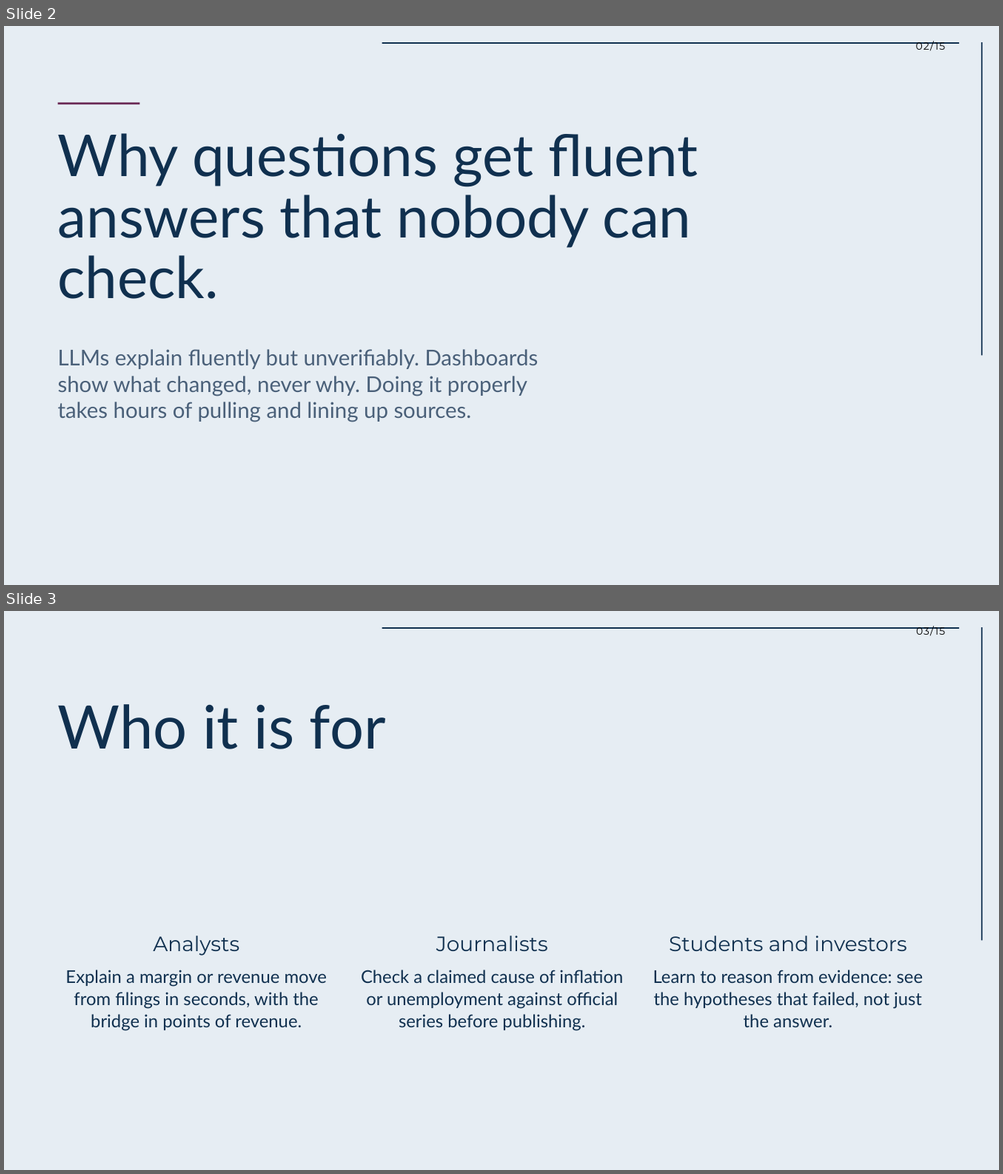
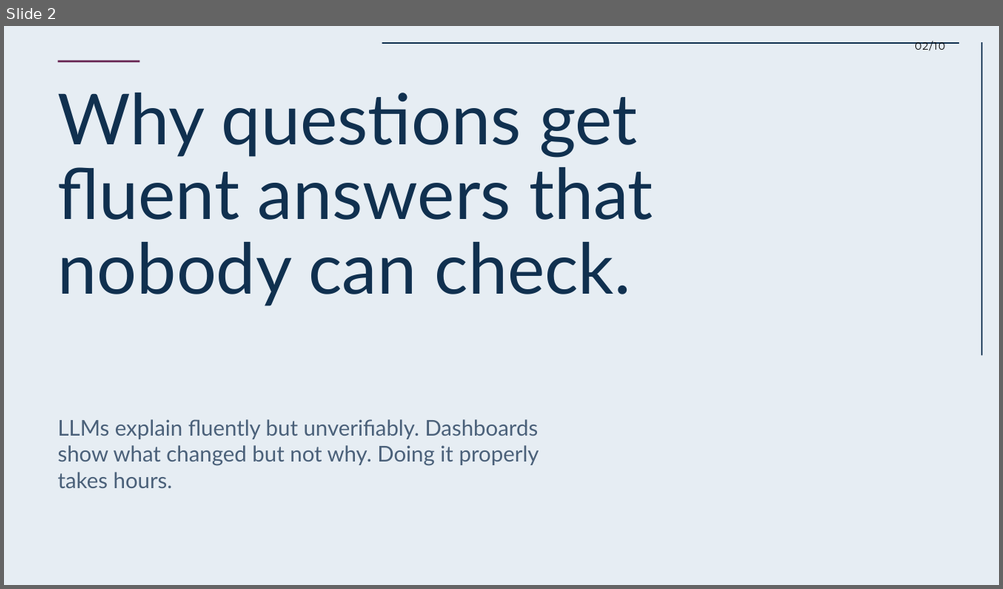
Before and after one commit to OlsOls4/because, a slide deck: docs/deck/Because-deck.pptx. Shown one above the other, each under a label of ours: slides 2 and 3 before the commit, slide 2 after it. The pictures are 1003x1174 and 1003x589 pixels, drawn with LibreOffice and Linux fonts; fonts in the diff are those of the drawing. Boxes give left, top, right and bottom in pixels: in the first picture for what was removed or moved away, otherwise in the second. Text is boxed around its words. In the diff, an @@ line names an element or a change of style, - is before the commit and + after.

```diff
--- a/docs/deck/Because-deck.pptx
+++ b/docs/deck/Because-deck.pptx
@@ slide 3 removed at bbox=[4, 611, 999, 1170], background #E6EDF3 @@
@@ rectangle removed at bbox=[382, 627, 959, 629] @@
@@ text removed at bbox=[916, 626, 945, 636] @@
-03/15
@@ rectangle removed at bbox=[981, 627, 982, 941] @@
@@ text removed at bbox=[58, 704, 386, 749] @@
-Who it is for
@@ text removed at bbox=[153, 936, 239, 956] @@
-Analysts
@@ text removed at bbox=[436, 936, 548, 951] @@
-Journalists
@@ text removed at bbox=[669, 936, 907, 951] @@
-Students and investors
@@ text removed at bbox=[65, 970, 327, 1031] @@
-Explain a margin or revenue move from filings in seconds, with the bridge in points of revenue.
@@ text removed at bbox=[361, 970, 623, 1031] @@
-Check a claimed cause of inflation or unemployment against official series before publishing.
@@ text removed at bbox=[653, 970, 922, 1028] @@
-Learn to reason from evidence: see the hypotheses that failed, not just the answer.
@@ slide 2 changed as well @@
@@ text at bbox=[914, 42, 945, 51]: text changed @@
-02/15
+02/10
@@ rectangle: place and size @@
-rectangle at bbox=[58, 103, 140, 105]
+rectangle at bbox=[58, 60, 140, 62]
@@ text "Why questions get fluent answers ...": place and size @@
-text "Why questions get fluent answers ..." at bbox=[58, 133, 697, 299]
+text "Why questions get fluent answers ..." at bbox=[58, 93, 653, 306]
@@ text "Why questions get fluent answers ..." at bbox=[58, 93, 653, 306]: size 55.8 to 68 pt @@
@@ text at bbox=[58, 420, 539, 488]: text changed @@
-LLMs explain fluently but unverifiably. Dashboards show what changed, never why. Doing it properly takes hours of pulling and lining up sources.
+LLMs explain fluently but unverifiably. Dashboards show what changed but not why. Doing it properly takes hours.
```
Also in this commit, not shown: 2 other slides changed, 7 slides added, 11 other slides removed, 4 other files.
